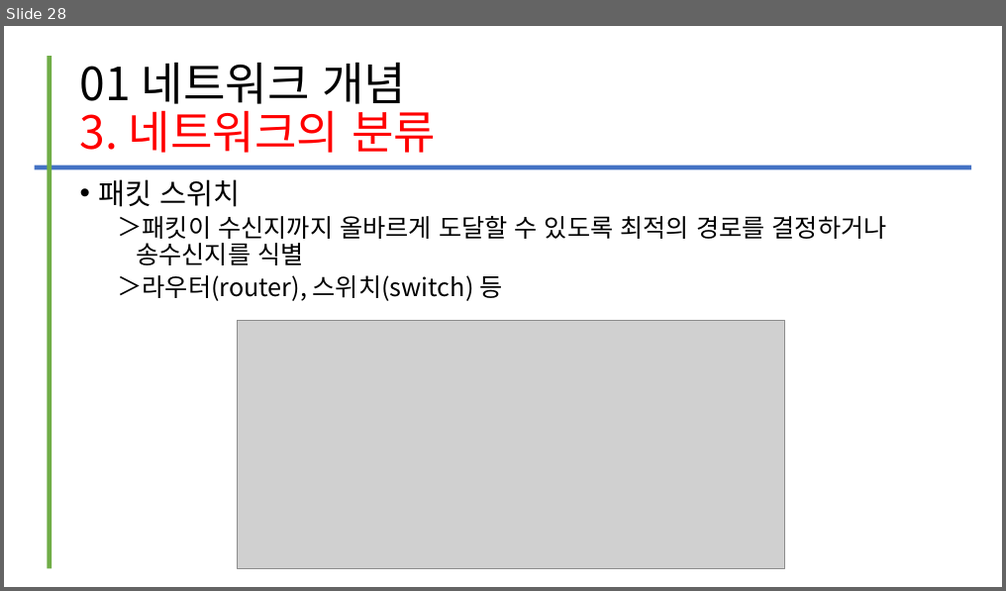
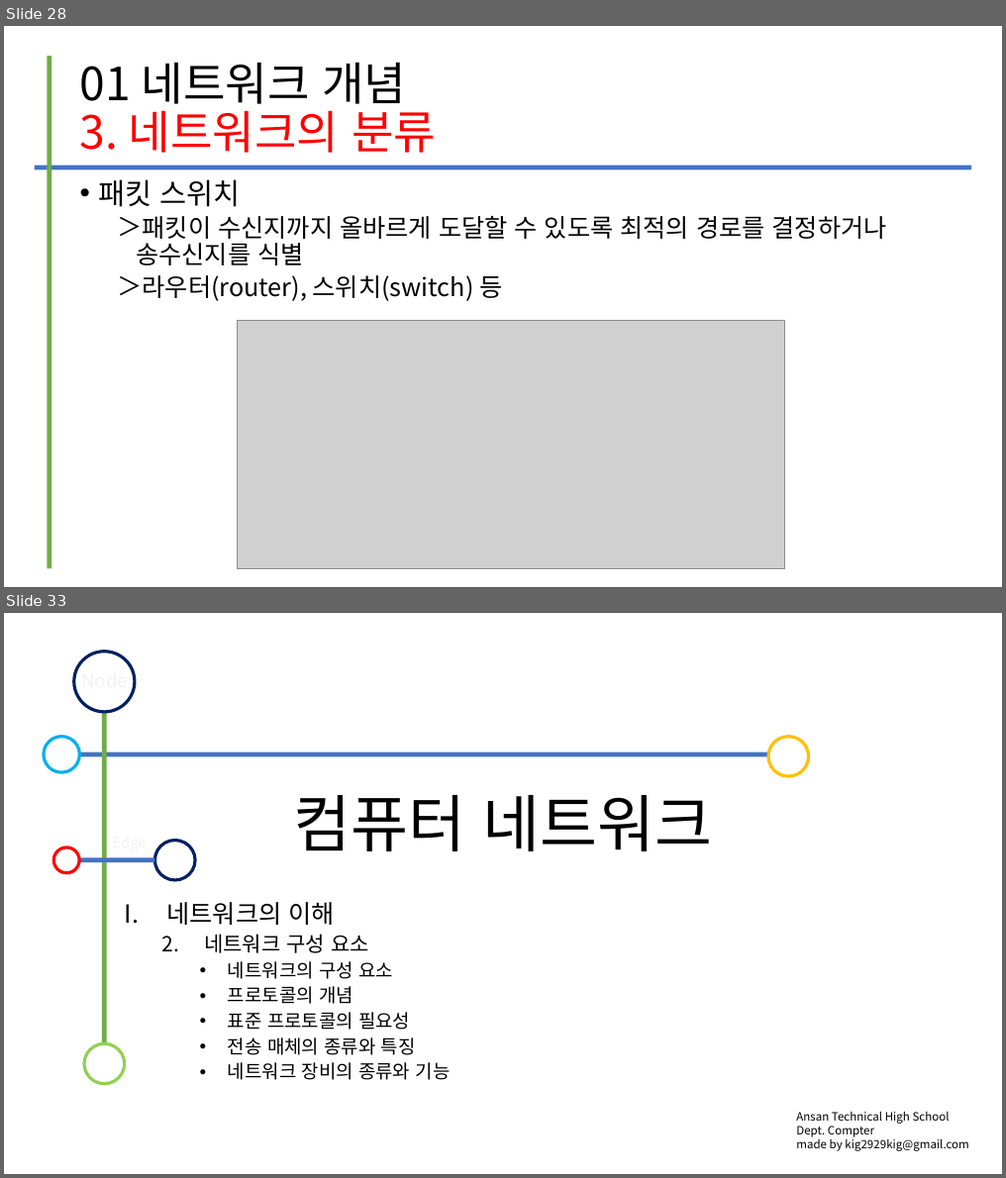
Before and after one commit to kig2929kig/2025-1-network, a slide deck: 컴퓨터 네트워크 - I. 네트워크의 이해.ppt. Shown one above the other, each under a label of ours: slide 28 before the commit, slides 28 and 33 after it; the slides between them are not shown. The pictures are 1006x591 and 1006x1178 pixels, drawn with LibreOffice and Linux fonts; fonts in the diff are those of the drawing; grey boxes stand for pictures. Boxes give left, top, right and bottom in pixels: in the first picture for what was removed or moved away, otherwise in the second. Text is boxed around its words. In the diff, an @@ line names an element or a change of style, - is before the commit and + after.

```diff
--- a/컴퓨터 네트워크 - I. 네트워크의 이해.ppt
+++ b/컴퓨터 네트워크 - I. 네트워크의 이해.ppt
@@ slide 33 added at <box>4,613,1002,1174</box>, background #FFFFFF @@
@@ ellipse added at <box>74,652,135,712</box>, outline #002060 3 pt @@
@@ line added from (104, 712) to (104, 1045), #70AD47 4.51 pt @@
@@ ellipse added at <box>44,737,79,772</box>, outline #00B0F0 3 pt @@
@@ line added from (79, 755) to (767, 755), #4472C4 4.51 pt @@
@@ ellipse added at <box>767,737,808,776</box>, outline #FFC000 3 pt @@
@@ title added at <box>293,795,713,852</box>, 60 pt, text #000000 @@
+컴퓨터 네트워크
@@ ellipse added at <box>54,848,79,872</box>, outline #FF0000 3 pt @@
@@ ellipse added at <box>155,841,195,880</box>, outline #002060 3 pt @@
@@ line added from (79, 860) to (155, 860), #4472C4 4.51 pt @@
@@ subtitle added at <box>167,902,450,1080</box>, 18 pt, text #000000 @@
+I. 네트워크의 이해
+  2. 네트워크 구성 요소
+    • 네트워크의 구성 요소
+    • 프로토콜의 개념
+    • 표준 프로토콜의 필요성
+    • 전송 매체의 종류와 특징
+    • 네트워크 장비의 종류와 기능
@@ ellipse added at <box>84,1044,125,1083</box>, outline #92D050 3 pt @@
@@ text added at <box>796,1111,968,1152</box>, 11 pt, text #000000 @@
+Ansan Technical High School
+Dept. Compter
+made by kig2929kig@gmail.com
```
Also in this commit, not shown: 2 slides changed, 11 other slides added.
